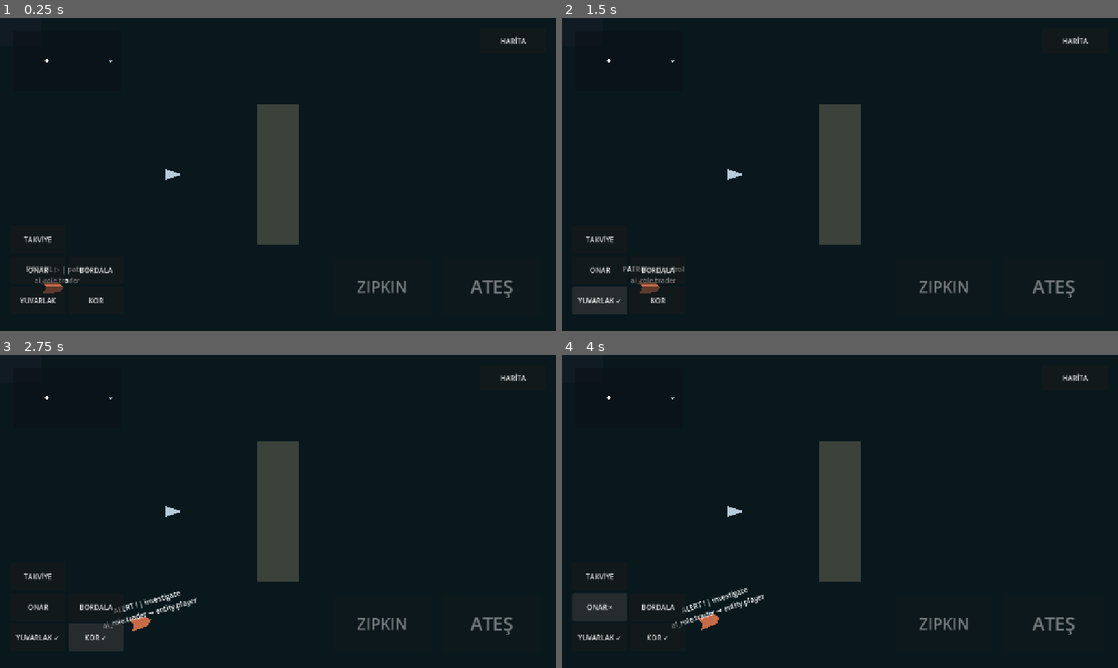
Above: before the commit, frames 1-4 (two rows, left to right).
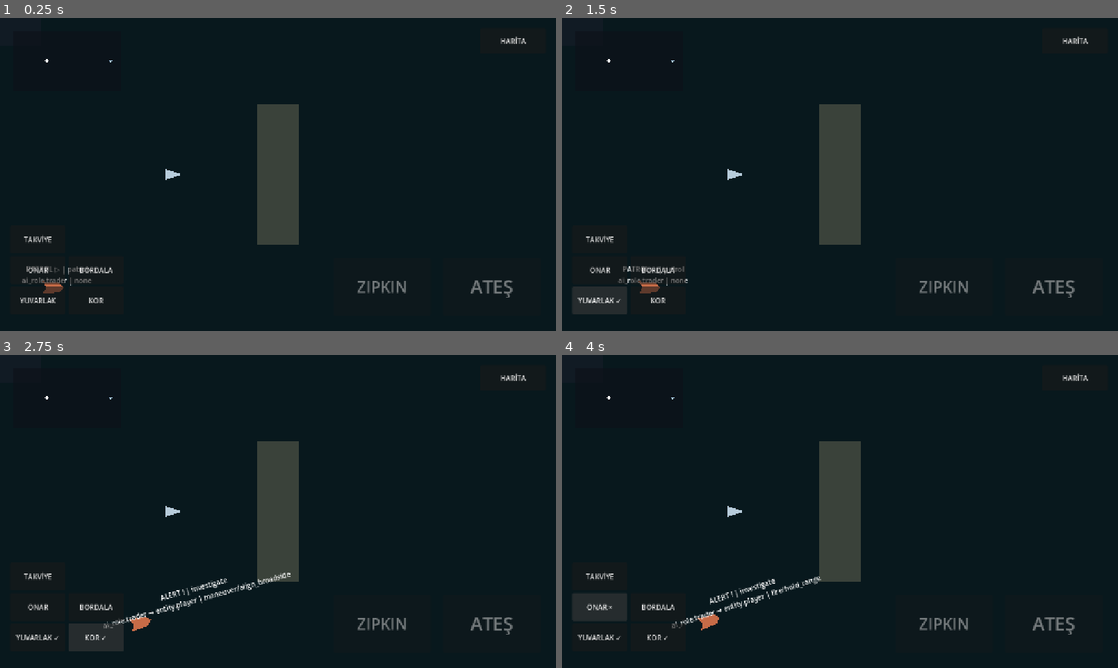
Above: after the commit, the same moments.

Repository: TheOsmanYILDIRIM/SeaCraft
Game: Godot game, scene res://src/presentation/bootstrap.tscn
The game is run twice, just before and just after one commit, with the same random seed, the same clock (stepped at 60 frames per second) and the same inputs.
Inputs:
- Up to frame 1 (0.25 s): no input
- Up to frame 2 (1.5 s): click "YUVARLAK" at 0.5 s; click "YUVARLAK ✓" at 1.25 s
- Up to frame 3 (2.75 s): click "KOR" at 2 s
- Up to frame 4 (4 s): click "KOR ✓" at 2.75 s; click "ONAR" at 3.5 s

The runs differ from the first frame. In frame 1, 0.1% of the frame differs, in the area x 4-17%, y 82-86%; in frame 2, 0.1%; in frame 3, 0.5%, in the area x 20-53%, y 69-83%; in frame 4, 0.4%.

Commit message:
feat(ai02): present detached tactical telegraph

Diff:
--- a/src/presentation/ai/npc_state_presenter.gd
+++ b/src/presentation/ai/npc_state_presenter.gd
@@ -30,11 +30,20 @@
 		return false
 	_last_sequence = sequence
 	var target_suffix := "" if target_value.is_empty() else " → %s" % target_value
-	_label.text = "%s | %s\n%s%s" % [
+	var tactical_intent := str(snapshot.get("tactical_intent", "none"))
+	var tactical_maneuver := str(snapshot.get("tactical_maneuver", ""))
+	var ammo_id := str(snapshot.get("tactical_ammo_id", ""))
+	var tactical_suffix := tactical_intent
+	if not tactical_maneuver.is_empty():
+		tactical_suffix += "/%s" % tactical_maneuver
+	if not ammo_id.is_empty():
+		tactical_suffix += " [%s]" % ammo_id
+	_label.text = "%s | %s\n%s%s | %s" % [
 		state_label(state_value),
 		intent_label(intent_value),
 		role_value,
 		target_suffix,
+		tactical_suffix,
 	]
 	return true
 
